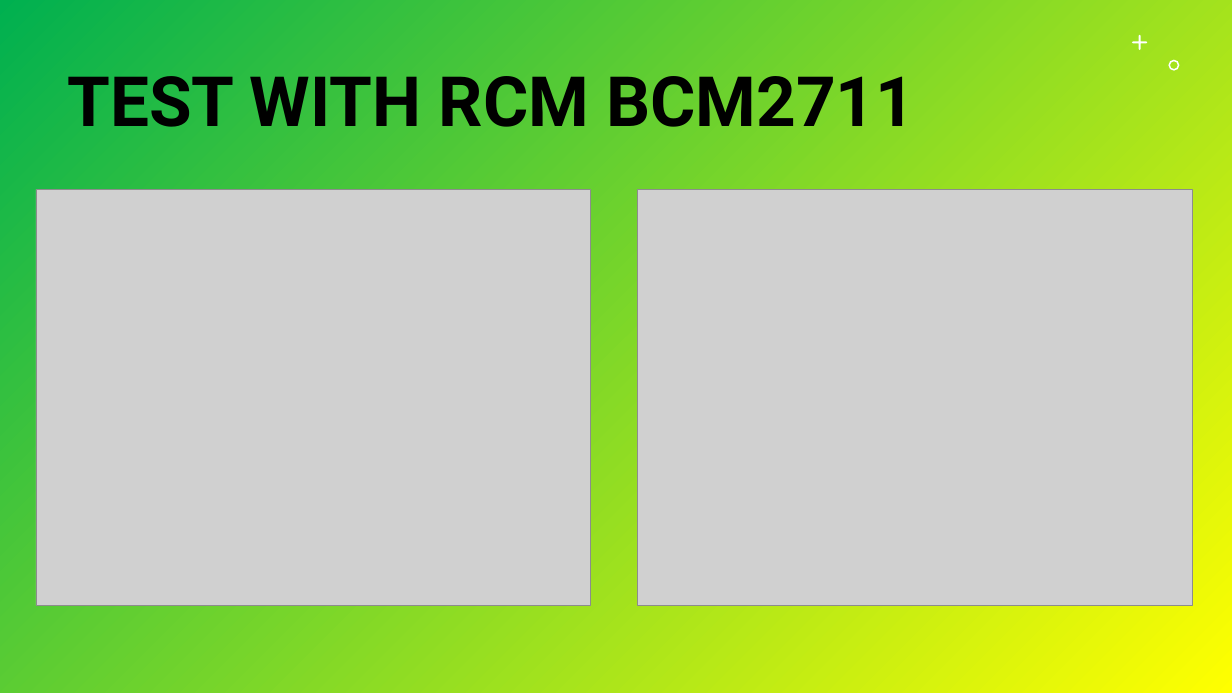
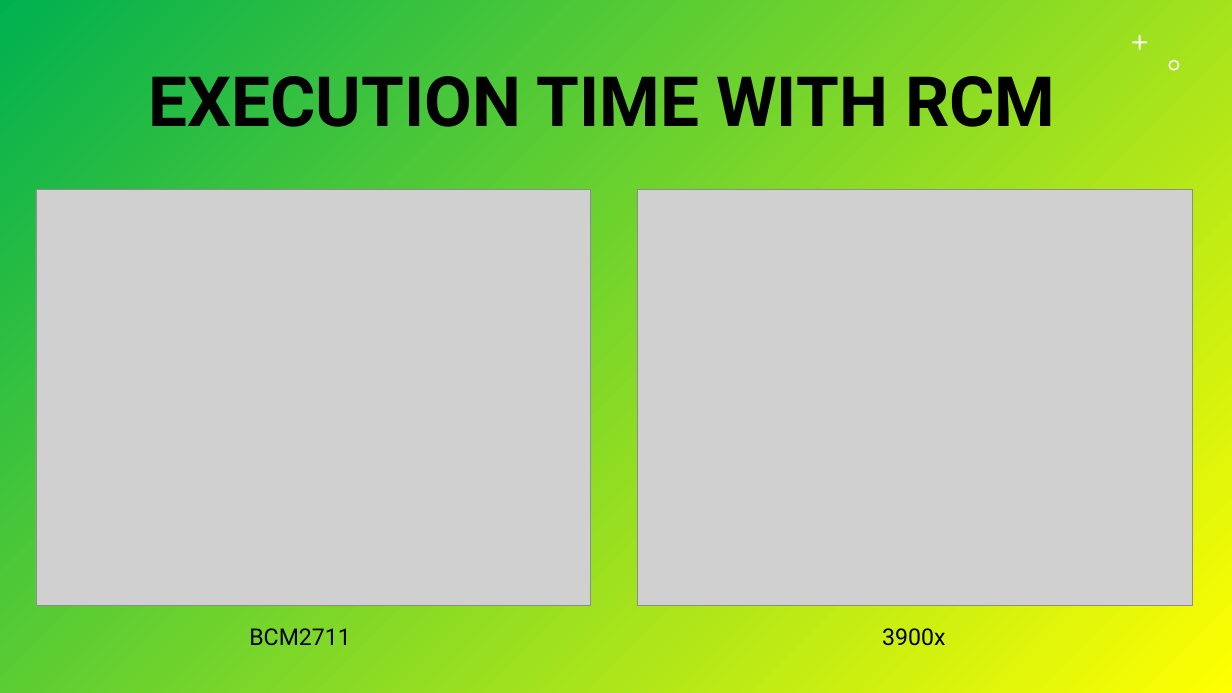
Before and after one commit to Durante94/Data-Protection-Privacy, a slide deck: slide 16 of Presentazione/presentazione.pptx (slide 18 before the commit). Drawn at 1232x693 pixels with LibreOffice and Linux fonts; fonts in the diff are those of the drawing; grey boxes stand for pictures. Boxes give left, top, right and bottom in pixels: in the first picture for what was removed or moved away, otherwise in the second. Text is boxed around its words. In the diff, an @@ line names an element or a change of style, - is before the commit and + after.

```diff
--- a/Presentazione/presentazione.pptx
+++ b/Presentazione/presentazione.pptx
@@ title at <box>149,76,1055,142</box>: text changed @@
-TEST WITH RCM BCM2711
+EXECUTION TIME WITH RCM
@@ text added at <box>249,628,350,646</box>, 18 pt, text #000000 @@
+BCM2711
@@ text added at <box>882,628,945,646</box>, 18 pt, text #000000 @@
+3900x
```
Also in this commit, not shown: 12 other slides changed, 3 slides added, 5 slides removed, 1 other file.
